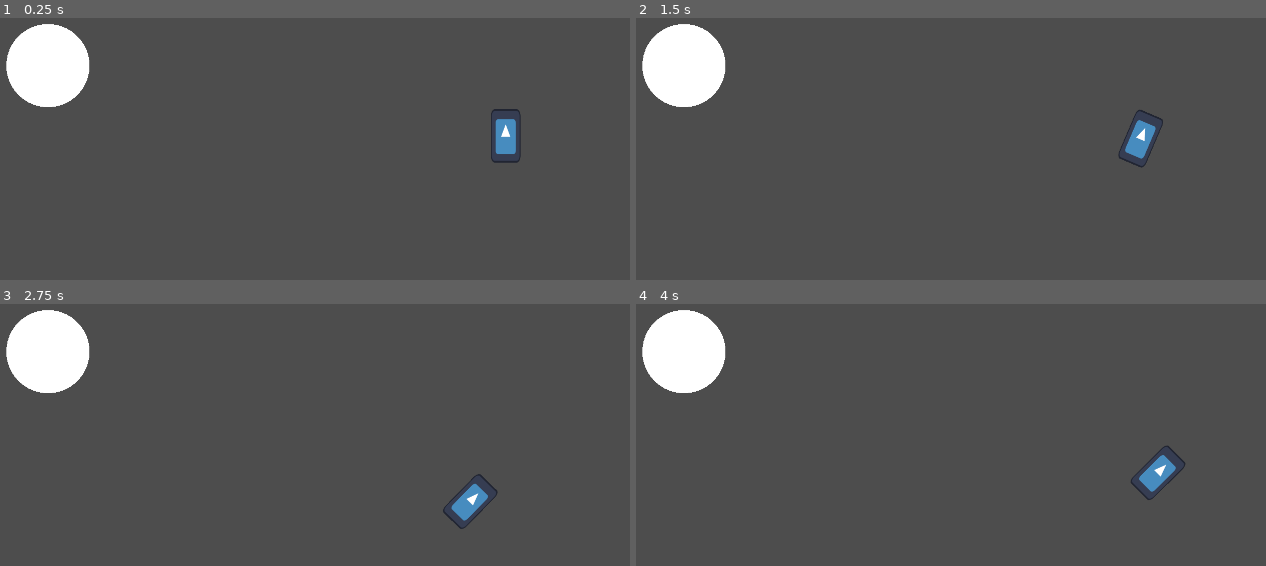
Above: before the commit, frames 1-4 (two rows, left to right).
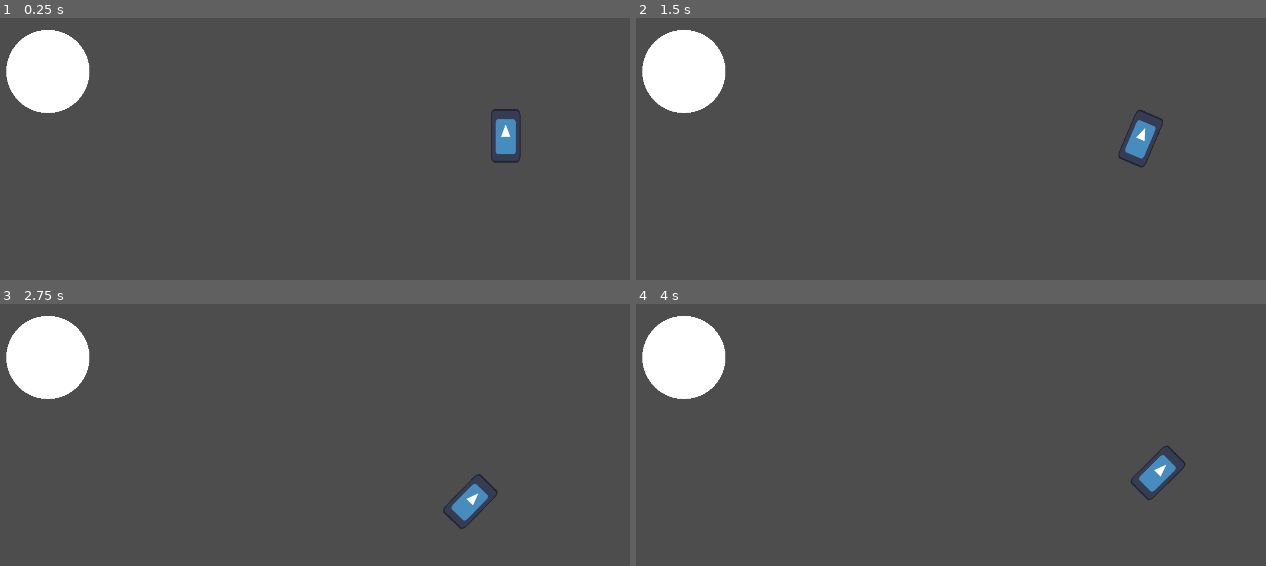
Above: after the commit, the same moments.

Repository: Erica-99/TinyWorld
Game: Godot game, scene res://scenes/test_gravity.tscn
The game is run twice, just before and just after one commit, with the same random seed, the same clock (stepped at 60 frames per second) and the same inputs. The project has no main scene, so this scene is started directly. The engine's default icon, where the game draws it, is replaced by a stand-in: a white triangle on a blue panel in a dark square.
Inputs:
- Up to frame 1 (0.25 s): no input
- Up to frame 2 (1.5 s): tap Enter at 0.5 s; hold D (Right) 0.53-1.28 s; hold Shift (Fire Dampers) 0.53-1.28 s; tap Space at 1.25 s; hold S (Reverse) from 1.28 s (still down); tap Shift (Fire Dampers) at 1.35 s
- Up to frame 3 (2.75 s): release S (Reverse) at 2.03 s; hold D (Right) from 2.03 s (still down); hold Shift (Fire Dampers) from 2.03 s (still down)
- Up to frame 4 (4 s): release D (Right) at 2.78 s; release Shift (Fire Dampers) at 2.78 s; hold W (Forward) 2.78-3.53 s; tap Shift (Fire Dampers) at 2.85 s; hold A (Left) from 3.53 s (still down); hold Shift (Fire Dampers) from 3.53 s (still down)

The runs differ from the first frame. In frame 1, 0.6% of the frame differs, in the area x 0-15%, y 2-37%; in frame 2, 0.6%; in frame 3, 0.6%; in frame 4, 0.6%.

Commit message:
Add gravity well rotation effects

Diff:
--- a/StarMap.gd
+++ /dev/null
@@ -1,39 +0,0 @@
-extends Node2D
-
-
-
-@onready var planet = preload("res://planetBox.tscn")
-@onready var planetlist = $Planets
-@onready var SpaceChecker = $SpaceChecker
-@export var planetcount = 1000
-@onready var starmap = $"."
-var Spacefree = true
-
-func _ready() -> void:
-	generatemap()
-
-func wipemap():
-	for child in planetlist.get_children():
-		child.queue_free()
-
-func generatemap():
-	wipemap()
-	for i in range(planetcount):
-		createplanet()
-
-func checkspace(OffsetPosition):
-	SpaceChecker.position = self.position + OffsetPosition
-
-
-func createplanet():
-
-	Spacefree = true
-	var newPlanet = planet.instantiate()
-	var angle := randf_range(0, TAU)
-	var distance: float = randf_range(10,1000)
-	var random_offset: Vector2 = Vector2.RIGHT.rotated(angle) * distance
-	SpaceChecker.position = starmap.position + random_offset
-	if SpaceChecker.is_colliding() == true:
-		newPlanet.position = self.position + random_offset
-		planetlist.add_child(newPlanet)
-	pass
--- a/planetBox.tscn
+++ /dev/null
@@ -1,26 +0,0 @@
-[gd_scene format=3 uid="uid://b2m8pc4plkyf6"]
-
-[ext_resource type="Script" path="res://planet.gd" id="1_dxv0p"]
-
-[sub_resource type="SphereMesh" id="SphereMesh_bymth"]
-radius = 5.0
-height = 10.0
-
-[sub_resource type="CircleShape2D" id="CircleShape2D_dxv0p"]
-radius = 30.0
-
-[node name="PlanetArea" type="Area2D" unique_id=1921216346]
-scale = Vector2(3, 3)
-collision_layer = 2
-collision_mask = 0
-
-[node name="MeshInstance2D" type="MeshInstance2D" parent="." unique_id=1057991627]
-position = Vector2(3.8146973e-06, -7.6293945e-06)
-mesh = SubResource("SphereMesh_bymth")
-
-[node name="GravityWell" type="CollisionShape2D" parent="." unique_id=1648343781]
-shape = SubResource("CircleShape2D_dxv0p")
-
-[node name="Planet" type="ShapeCast2D" parent="." unique_id=35805315]
-collision_mask = 0
-script = ExtResource("1_dxv0p")
--- a/scenes/ship.tscn
+++ b/scenes/ship.tscn
@@ -9,7 +9,6 @@
 [node name="Ship" type="RigidBody2D" unique_id=156394039]
 collision_mask = 6
 gravity_scale = 0.0
-angular_damp = 2.0
 script = ExtResource("1_2gnfn")
 thrust = 400.0
 turning_torque = 6000.0
--- a/scenes/star_map.tscn
+++ b/scenes/star_map.tscn
@@ -1,6 +1,6 @@
-[gd_scene format=3 uid="uid://cy0ede41ralk0"]
+[gd_scene format=3 uid="uid://bgciqt2blwnb1"]
 
-[ext_resource type="Script" uid="uid://pxfdp42yvnb8" path="res://StarMap.gd" id="1_kf60v"]
+[ext_resource type="Script" uid="uid://h8f32lhd5bn1" path="res://scripts/StarMap.gd" id="1_kf60v"]
 
 [node name="StarMap" type="Node2D" unique_id=1717163525]
 script = ExtResource("1_kf60v")
--- a/scenes/test_gravity.tscn
+++ b/scenes/test_gravity.tscn
@@ -9,5 +9,5 @@
 position = Vector2(1542, 731)
 
 [node name="PlanetArea" parent="." unique_id=1921216346 instance=ExtResource("2_x7ckh")]
-position = Vector2(441.99997, 561.99994)
+position = Vector2(442, 576)
 scale = Vector2(20, 20)
--- a/scripts/StarMap.gd
+++ b/scripts/StarMap.gd
@@ -1,3 +1,37 @@
 extends Node2D
 
-var planet = preload("res://planetBox.tscn")
+@onready var planet = preload("res://planetBox.tscn")
+@onready var planetlist = $Planets
+@onready var SpaceChecker = $SpaceChecker
+@export var planetcount = 1000
+@onready var starmap = $"."
+var Spacefree = true
+
+func _ready() -> void:
+	generatemap()
+
+func wipemap():
+	for child in planetlist.get_children():
+		child.queue_free()
+
+func generatemap():
+	wipemap()
+	for i in range(planetcount):
+		createplanet()
+
+func checkspace(OffsetPosition):
+	SpaceChecker.position = self.position + OffsetPosition
+
+
+func createplanet():
+
+	Spacefree = true
+	var newPlanet = planet.instantiate()
+	var angle := randf_range(0, TAU)
+	var distance: float = randf_range(10,1000)
+	var random_offset: Vector2 = Vector2.RIGHT.rotated(angle) * distance
+	SpaceChecker.position = starmap.position + random_offset
+	if SpaceChecker.is_colliding() == true:
+		newPlanet.position = self.position + random_offset
+		planetlist.add_child(newPlanet)
+	pass
--- a/scripts/planet_body.gd
+++ b/scripts/planet_body.gd
@@ -10,8 +10,8 @@
 @export var minerals: int = 1
 
 
-func set_biome_and_generate_stats(biome: ENUMS.PlanetType):
-	biome = ENUMS.PlanetType
+func set_biome_and_generate_stats(set_biome: ENUMS.PlanetType):
+	biome = set_biome
 
 	# Generate stats based on biome
 	pass
--- a/scripts/planet_gravity.gd
+++ b/scripts/planet_gravity.gd
@@ -22,6 +22,10 @@
 		var effectiveness = gravity_strength/((distance/100)**2) # Inverse square law
 		rb.apply_central_force(force_direction * effectiveness)
 
+		var target_angle = rb.global_position.angle_to_point(global_position)
+		var angle_diff = wrapf(target_angle - rb.rotation - PI/2, -PI, PI)
+		rb.apply_torque(angle_diff * 50 * effectiveness)
+
 
 func _on_body_entered(body: Node2D) -> void:
 	if body is RigidBody2D:
--- a/space_checker.gd
+++ /dev/null
@@ -1 +0,0 @@
-extends Area2D
--- a/star_map.tscn
+++ /dev/null
@@ -1,28 +0,0 @@
-[gd_scene format=3 uid="uid://bgciqt2blwnb1"]
-
-[ext_resource type="Script" uid="uid://h8f32lhd5bn1" path="res://StarMap.gd" id="1_kf60v"]
-
-[sub_resource type="CircleShape2D" id="CircleShape2D_fchhc"]
-
-[node name="StarMap" type="Node2D" unique_id=1717163525]
-script = ExtResource("1_kf60v")
-
-[node name="Background" type="Node2D" parent="." unique_id=1643959030]
-
-[node name="ColorRect" type="ColorRect" parent="Background" unique_id=256970895]
-custom_minimum_size = Vector2(1920, 1080)
-size_flags_horizontal = 3
-size_flags_vertical = 3
-color = Color(0.09666882, 0.07077243, 0.0986196, 1)
-
-[node name="Planets" type="Node2D" parent="." unique_id=1292802495]
-
-[node name="Camera2D" type="Camera2D" parent="." unique_id=1825460506]
-scale = Vector2(0.96, 0.96)
-zoom = Vector2(0.335, 0.335)
-
-[node name="SpaceChecker" type="ShapeCast2D" parent="." unique_id=1182392433]
-shape = SubResource("CircleShape2D_fchhc")
-target_position = Vector2(0, 542)
-collision_mask = 6
-collide_with_areas = true
Not shown, removed: StarMap.gd.uid
Not shown, changed: scripts/StarMap.gd.uid
Not shown, removed: space_checker.gd.uid
